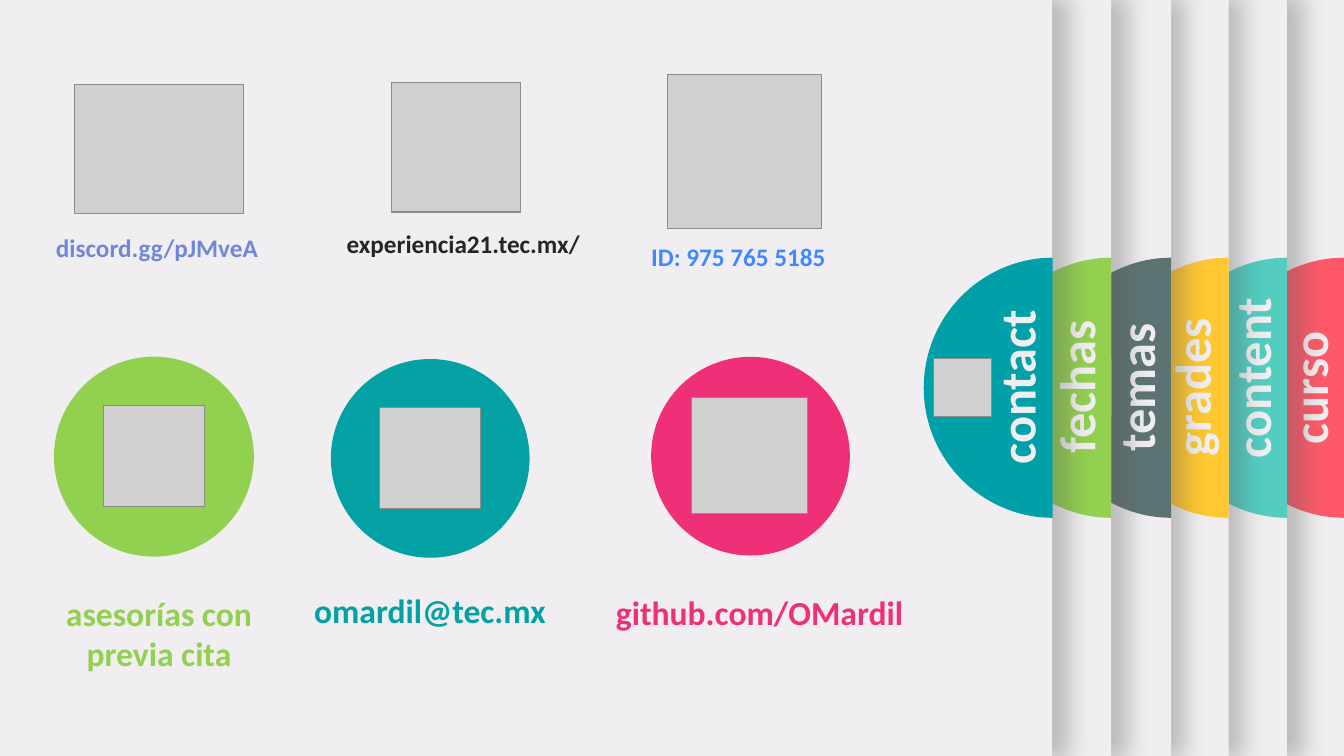
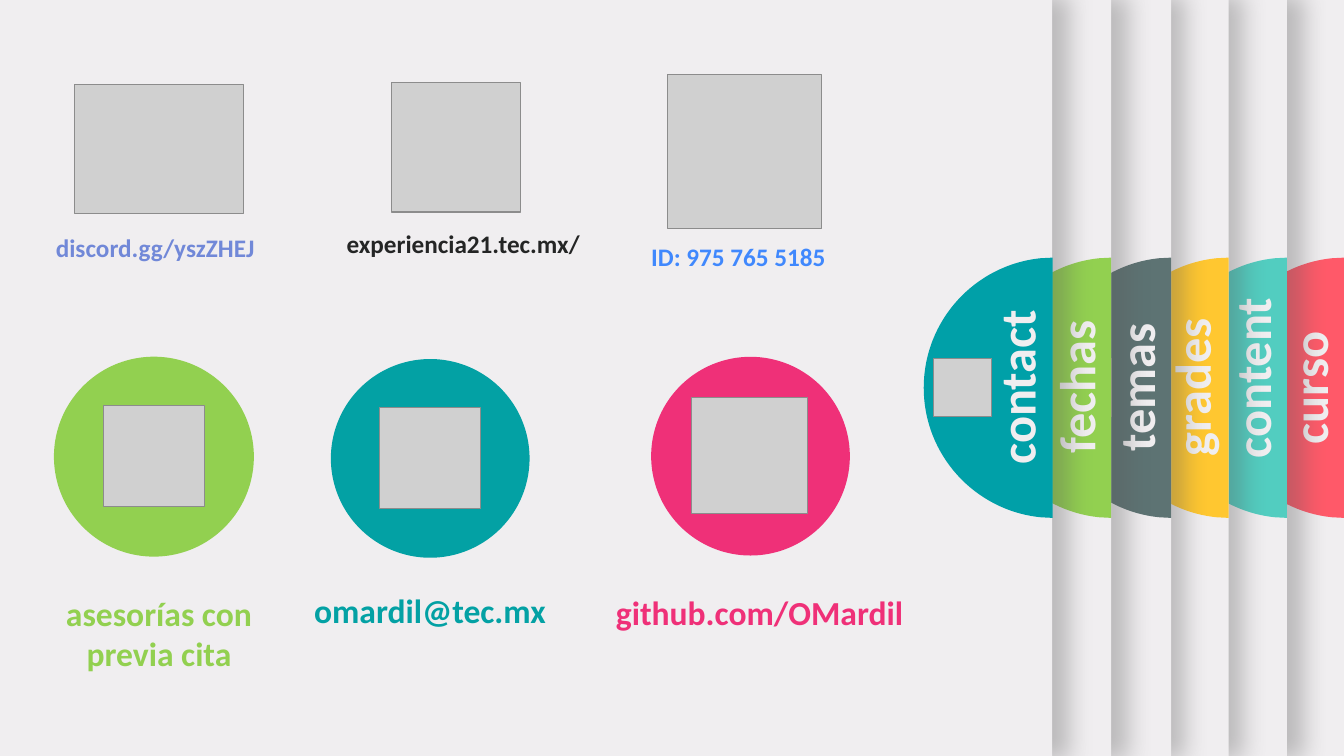
Before and after one commit to OMardil/INFO1, a slide deck: slide 8 of MOD00-Introduccion/01 Presentacion/MOD00_PPTX_Introduccion.pptx. Drawn at 1344x756 pixels with LibreOffice and Linux fonts; fonts in the diff are those of the drawing; grey boxes stand for pictures. Boxes give left, top, right and bottom in pixels: in the first picture for what was removed or moved away, otherwise in the second. Text is boxed around its words. In the diff, an @@ line names an element or a change of style, - is before the commit and + after.

```diff
--- a/MOD00-Introduccion/01 Presentacion/MOD00_PPTX_Introduccion.pptx
+++ b/MOD00-Introduccion/01 Presentacion/MOD00_PPTX_Introduccion.pptx
@@ text at (56,239,255,261): text changed @@
-discord.gg/pJMveA
+discord.gg/yszZHEJ
```
Also in this commit, not shown: 1 slide added, 5 other files.
